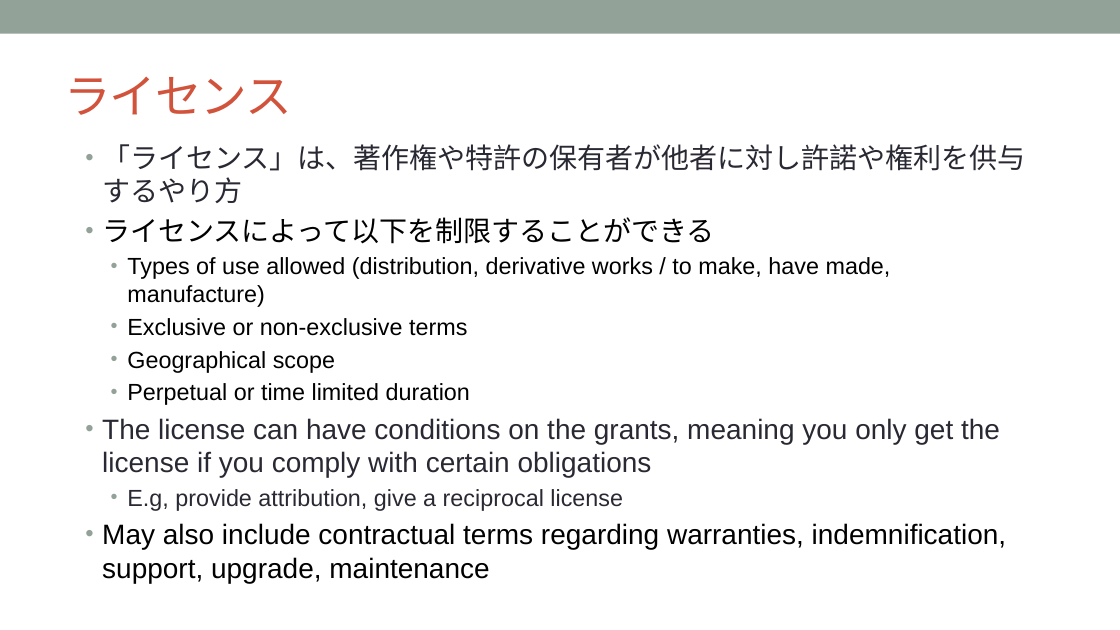
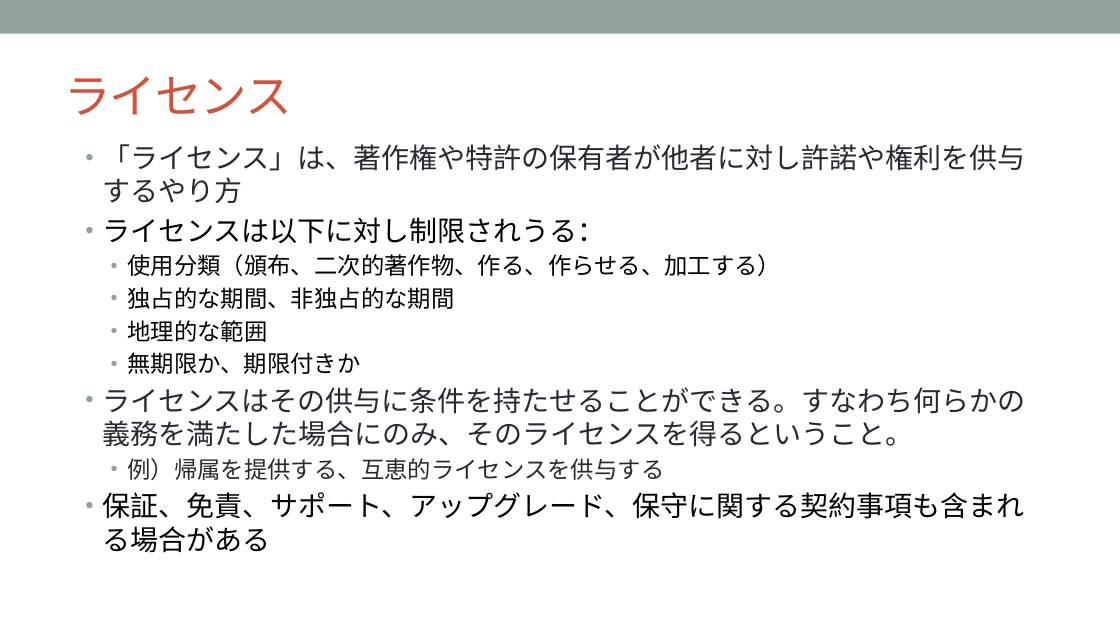
Before and after one commit to OpenChain-Project/Curriculum-Translation-JP, a slide deck: slide 9 of target/openchain-curriculum-release-2.pptx. Drawn at 1120x630 pixels with LibreOffice and Linux fonts; fonts in the diff are those of the drawing; background and template pictures are left out. Boxes give left, top, right and bottom in pixels: in the first picture for what was removed or moved away, otherwise in the second. Text is boxed around its words. In the diff, an @@ line names an element or a change of style, - is before the commit and + after.

```diff
--- a/target/openchain-curriculum-release-2.pptx
+++ b/target/openchain-curriculum-release-2.pptx
@@ text at bbox=[102, 217, 1025, 553]: text changed @@
-• ライセンスによって以下を制限することができる
-  • Types of use allowed (distribution, derivative works / to make, have made, manufacture)
-  • Exclusive or non-exclusive terms
-  • Geographical scope
-  • Perpetual or time limited duration
-• The license can have conditions on the grants, meaning you only get the license if you comply with certain obligations
-  • E.g, provide attribution, give a reciprocal license
-• May also include contractual terms regarding warranties, indemnification, support, upgrade, maintenance
+• ライセンスは以下に対し制限されうる：
+  • 使用分類（頒布、二次的著作物、作る、作らせる、加工する）
+  • 独占的な期間、非独占的な期間
+  • 地理的な範囲
+  • 無期限か、期限付きか
+• ライセンスはその供与に条件を持たせることができる。すなわち何らかの義務を満たした場合にのみ、そのライセンスを得るということ。
+  • 例）帰属を提供する、互恵的ライセンスを供与する
+• 保証、免責、サポート、アップグレード、保守に関する契約事項も含まれる場合がある
```
Also in this commit, not shown: 8 other slides changed, 11 other files.
